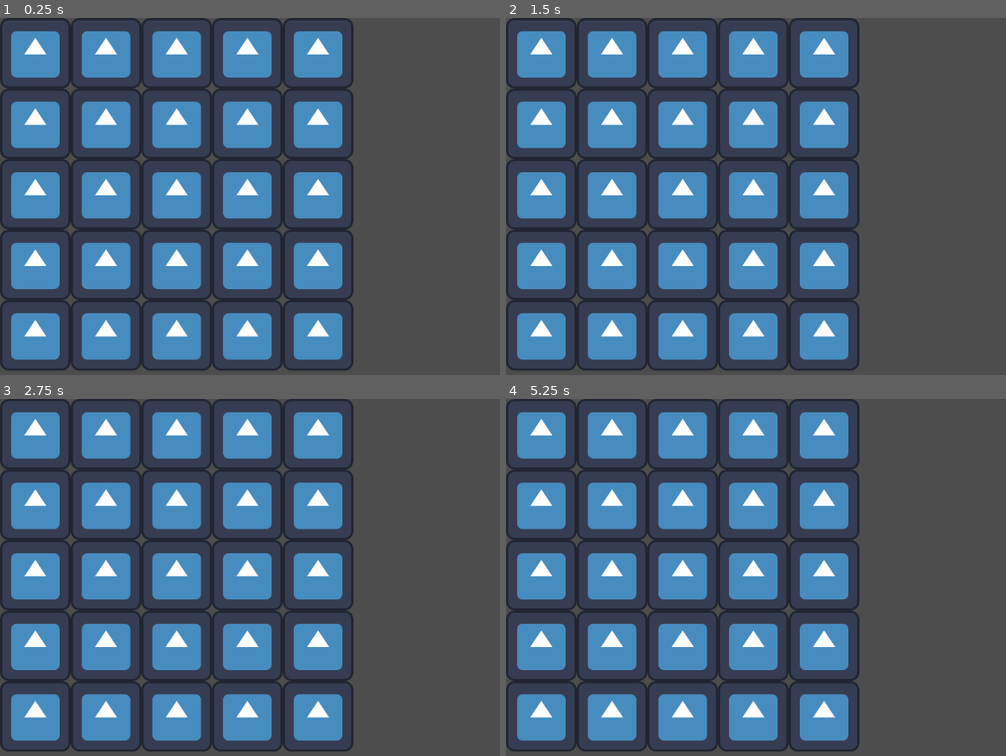
Above: before the commit, frames 1-4 (two rows, left to right).
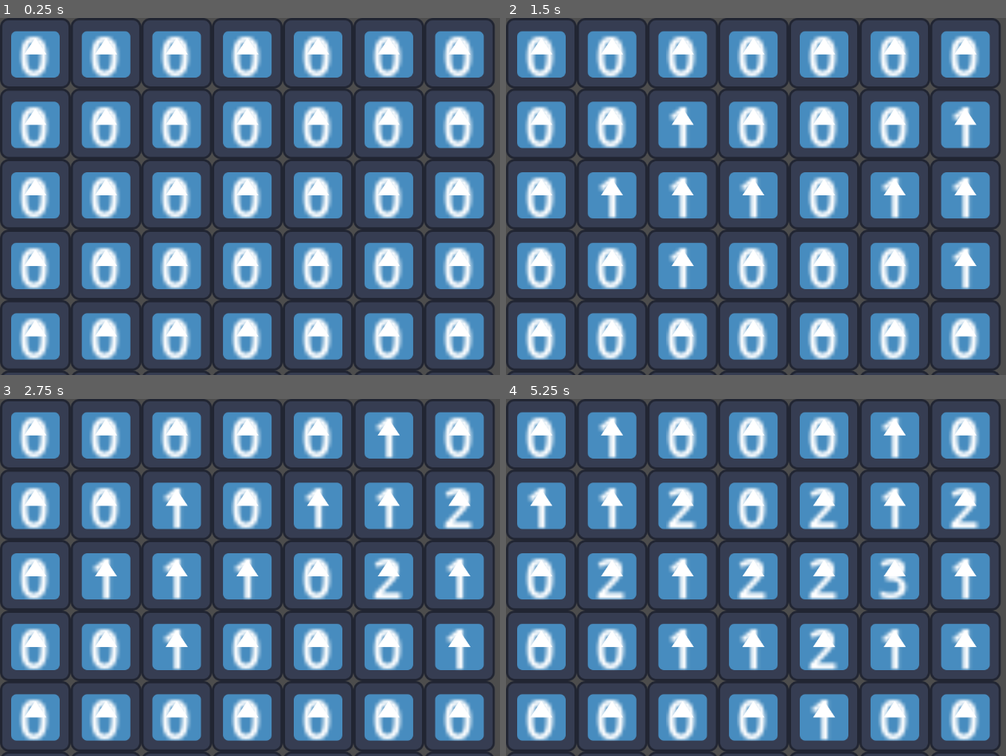
Above: after the commit, the same moments.

Repository: oborichkin/democracy-godot
Game: Godot game, scene res://scenes/game.tscn
Two runs of this game, one before a commit and one after it. Both use one fixed random seed, a clock stepped at 60 frames per second and the inputs below. Before the commit the project starts from res://scenes/grid.tscn. The engine's default icon, where the game draws it, is replaced by a stand-in: a white triangle on a blue panel in a dark square.
Inputs (mouse positions are in pixels of both pictures, inside the frame that each line leads up to):
- Up to frame 1 (0.25 s): no input
- Up to frame 2 (1.5 s): tap Enter at 0.5 s; move the mouse to (966, 178) at 0.52 s; click (966, 178) at 0.67 s; tap Space at 1.25 s; move the mouse to (696, 214) at 1.27 s; click (696, 214) at 1.42 s
- Up to frame 3 (2.75 s): tap Enter at 2 s; move the mouse to (380, 498) at 2.02 s; click (380, 498) at 2.17 s
- Up to frame 4 (5.25 s): tap Space at 2.75, 4.25 s; move the mouse to (791, 648) at 2.77 s; click (791, 648) at 2.92 s; tap Enter at 3.5 s; move the mouse to (outside the picture) at 3.52 s; click (outside the picture) at 3.67 s; move the mouse to (631, 523) at 4.27 s; click (631, 523) at 4.42 s; move the mouse to (856, 577) at 5.02 s; click (856, 577) at 5.17 s

The runs differ from the first frame. In frame 1, 28% of the frame differs, in the area x 0-99%, y 0-100%; in frame 2, 26%; in frame 3, 26%; in frame 4, 26%.

Commit message:
Try collapse three in a row

Diff:
--- a/project.godot
+++ b/project.godot
@@ -11,7 +11,7 @@
 [application]
 
 config/name="democracy"
-run/main_scene="res://scenes/grid.tscn"
+run/main_scene="res://scenes/game.tscn"
 config/features=PackedStringArray("4.1", "Mobile")
 config/icon="res://icon.svg"
 
--- /dev/null
+++ b/scenes/cell.tscn
@@ -0,0 +1,33 @@
+[gd_scene load_steps=4 format=3 uid="uid://brbpn4u3gy4di"]
+
+[ext_resource type="Script" path="res://scripts/cell.gd" id="1_0ouwh"]
+[ext_resource type="Texture2D" uid="uid://b7b2efvv5om7u" path="res://icon.svg" id="1_7b3v6"]
+
+[sub_resource type="RectangleShape2D" id="RectangleShape2D_dm73i"]
+
+[node name="cell" type="Area2D"]
+script = ExtResource("1_0ouwh")
+
+[node name="sprite" type="Sprite2D" parent="."]
+texture = ExtResource("1_7b3v6")
+
+[node name="collider" type="CollisionShape2D" parent="."]
+scale = Vector2(6, 6)
+shape = SubResource("RectangleShape2D_dm73i")
+
+[node name="text" type="RichTextLabel" parent="collider"]
+process_mode = 4
+anchors_preset = 8
+anchor_left = 0.5
+anchor_top = 0.5
+anchor_right = 0.5
+anchor_bottom = 0.5
+offset_left = -5.0
+offset_top = -11.5
+offset_right = 5.0
+offset_bottom = 11.5
+grow_horizontal = 2
+grow_vertical = 2
+text = "0"
+fit_content = true
+scroll_active = false
--- a/scenes/game.tscn
+++ b/scenes/game.tscn
@@ -1,3 +1,7 @@
-[gd_scene format=3 uid="uid://7gl25e36cnky"]
+[gd_scene load_steps=2 format=3 uid="uid://7gl25e36cnky"]
+
+[ext_resource type="PackedScene" uid="uid://dcj1p5q5r1n5o" path="res://scenes/grid.tscn" id="1_yil5k"]
 
 [node name="game" type="Node2D"]
+
+[node name="grid" parent="." instance=ExtResource("1_yil5k")]
--- /dev/null
+++ b/scripts/cell.gd
@@ -0,0 +1,60 @@
+extends Area2D
+
+var x: int
+var y: int
+var _index: int = 0
+var occupied: bool = false
+var last_update: int = 0
+var grid: Node
+
+@onready var size: float = $sprite.texture.get_width()
+
+signal cell_updated(inc)
+signal collapse()
+
+
+func init(i: int, j: int, parent: Node) -> void:
+	grid = parent
+	position = Vector2(i * size + size / 2, j * size + size / 2)
+	name = "cell %d,%d" % [i, j]
+	x = i
+	y = j
+
+
+func _input_event(viewport, event, shape_idx):
+	if event is InputEventMouseButton \
+	and event.button_index == MOUSE_BUTTON_LEFT \
+	and event.is_pressed() \
+	and not occupied:
+		occupy()
+
+
+func occupy() -> void:
+	occupied = true
+	set_idx(_index+1)
+	if _index < 3:
+		emit_signal("cell_updated", 1)
+
+
+
+func deoccupy() -> void:
+	occupied = false
+	set_idx(_index-1)
+	emit_signal("cell_updated", -1)
+
+
+func on_update(inc) -> void:
+	set_idx(_index+inc)
+
+
+func on_collapse() -> void:
+	if occupied:
+		deoccupy()
+		emit_signal("collapse")
+
+
+func set_idx(value):
+	_index = value
+	$collider/text.set_text(str(_index))
+	if value >= 3:
+		on_collapse()
--- a/scripts/grid.gd
+++ b/scripts/grid.gd
@@ -1,21 +1,31 @@
 extends Node
 
-var size: int = 5
-var cell_texture: Texture2D = load("res://icon.svg")
-var cell_size = cell_texture.get_width()
-var offset = cell_size / 2
+var size: int = 7
+var cell_scene = preload("res://scenes/cell.tscn")
 var matrix = []
+var turn: int = 0
 
 func _ready() -> void:
 	for i in range(size):
 		var row = []
 		for j in range(size):
-			var cell = Sprite2D.new()
-			cell.position = Vector2(i * cell_size + offset, j * cell_size + offset)
-			cell.texture = load("res://icon.svg")
-			cell.name = "cell %d,%d" % [i, j]
+			var cell = cell_scene.instantiate()
+			add_child(cell)
+			cell.init(i, j, self)
+			row.append(cell)
+		matrix.append(row)
 
-			row.append(cell)
-			add_child(cell)
-		matrix.append(row)
-	print(matrix)
+	for i in range(size):
+		for j in range(size):
+			if i > 0:
+				matrix[i][j].cell_updated.connect(matrix[i-1][j].on_update)
+				matrix[i][j].collapse.connect(matrix[i-1][j].on_collapse)
+			if i < size - 1:
+				matrix[i][j].cell_updated.connect(matrix[i+1][j].on_update)
+				matrix[i][j].collapse.connect(matrix[i+1][j].on_collapse)
+			if j > 0:
+				matrix[i][j].cell_updated.connect(matrix[i][j-1].on_update)
+				matrix[i][j].collapse.connect(matrix[i][j-1].on_collapse)
+			if j < size - 1:
+				matrix[i][j].cell_updated.connect(matrix[i][j+1].on_update)
+				matrix[i][j].collapse.connect(matrix[i][j+1].on_collapse)
